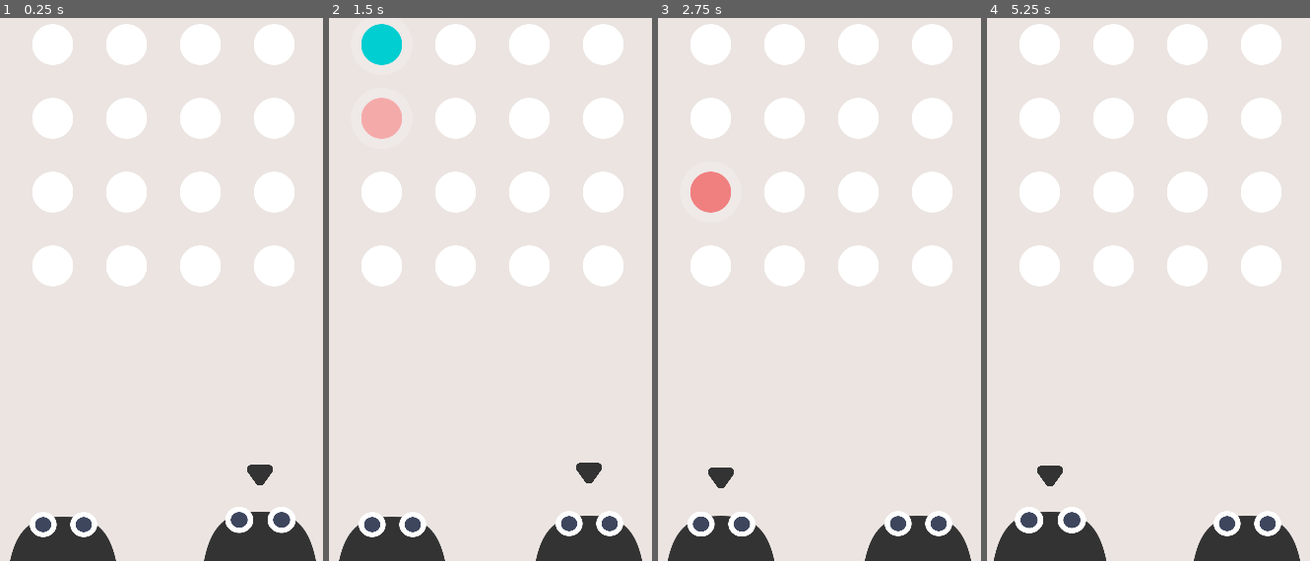
Above: before the commit, frames 1-4 (left to right).
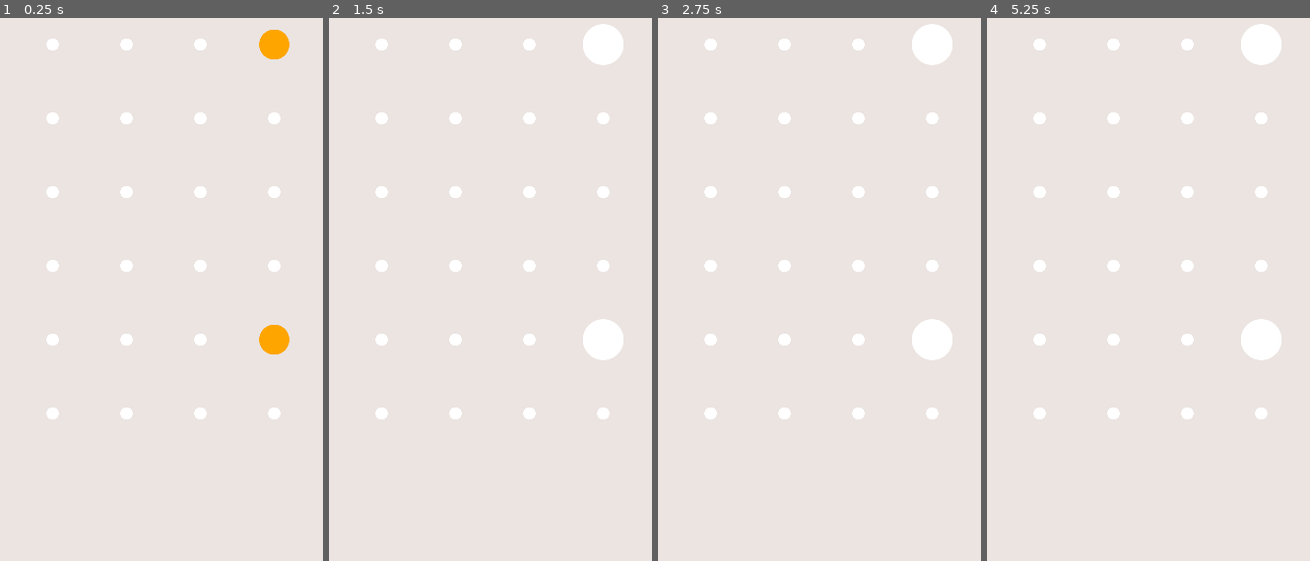
Above: after the commit, the same moments.

Repository: papazeal/tiny-memo
Game: Godot game, scene res://game.tscn
Same seed, same stepped clock (60 frames per second), same inputs: the game is played once before the commit and once after it.
Inputs (mouse positions are in pixels of both pictures, inside the frame that each line leads up to):
- Up to frame 1 (0.25 s): no input
- Up to frame 2 (1.5 s): drag from (380, 45) to (380, 267) at 0.52 s; tap Enter at 1.25 s; drag from (380, 115) to (454, 45) at 1.27 s
- Up to frame 3 (2.75 s): tap Space (action) at 2 s; move the mouse to (709, 191) at 2.02 s; tap Shift at 2.1 s; click (709, 191) at 2.17 s
- Up to frame 4 (5.25 s): drag from (1038, 267) to (1112, 45) at 2.77 s; drag from (1112, 45) to (1038, 267) at 3.52 s; drag from (1112, 115) to (1038, 267) at 4.27 s; tap Enter at 5 s; move the mouse to (1112, 191) at 5.02 s; press the mouse at (1112, 191) at 5.03 s

The runs differ from the first frame. In frame 1, 17% of the frame differs, in the area x 3-98%, y 1-100%; in frame 2, 16%; in frame 3, 16%; in frame 4, 16%.

Commit message:
update gameplay

Diff:
--- a/dot.gd
+++ b/dot.gd
@@ -19,6 +19,8 @@
 	#dot_core.scale = dot_core.scale * rng.randf_range(1,1.2)
 	audio.stream = tap_sound
 	dot_bg.visible = false
+	is_active = false
+	sprite.scale = Vector2(0.3,0.3)
 	pass # Replace with function body.
 
 # Called every frame. 'delta' is the elapsed time since the previous frame.
@@ -26,6 +28,10 @@
 	pass
 
 func init(color:Color):
+	dot_color = color
+	pass
+
+func set_color(color:Color):
 	dot_color = color
 	pass
 
@@ -49,10 +55,23 @@
 	dot_core.modulate = Color.WHITE
 	pass
 
+#func activate():
+	#is_active = true
+
+func activate():
+	var tween = get_tree().create_tween()
+	dot_core.modulate = dot_color
+	tween.tween_property(sprite, "scale", Vector2(1,1), 0.4).set_ease(Tween.EASE_OUT)
+	tween.tween_property(dot_core, "modulate", Color.WHITE, 0.4)
+	tween.tween_callback(set_active)
+
+func set_active():
+	is_active = true
+
 func deactivate():
 	is_active = false
 	var tween = get_tree().create_tween()
-	tween.tween_property(sprite, "scale", Vector2(0.4,0.4), 0.4).set_ease(Tween.EASE_OUT)
+	tween.tween_property(sprite, "scale", Vector2(0.3,0.3), 0.4).set_ease(Tween.EASE_OUT)
 	pass
 
 func _on_input_event(viewport: Node, event: InputEvent, shape_idx: int):
--- a/dot.tscn
+++ b/dot.tscn
@@ -21,6 +21,7 @@
 texture = ExtResource("2_1gjxd")
 
 [node name="CollisionShape2D" type="CollisionShape2D" parent="."]
+visible = false
 shape = SubResource("CircleShape2D_s1m4s")
 
 [node name="AudioStreamPlayer" type="AudioStreamPlayer" parent="."]
--- a/game.gd
+++ b/game.gd
@@ -1,28 +1,29 @@
 extends Node2D
 
 @onready var audio:AudioStreamPlayer2D = $AudioStreamPlayer2D
-@onready var p1:Mob = $CanvasLayer/Container/p1
-@onready var p2:Mob = $CanvasLayer/Container/p2
 var current_player:Mob = null
 
 var TapSound = preload("res://tap.mp3")
 var Dot = preload("res://dot.tscn")
 var selected_dots = []
 var dots = []
-var colors_set = [Color.ORANGE, Color.YELLOW_GREEN, Color.LIGHT_CORAL, Color.DARK_TURQUOISE]
+var colors_set = [Color.ORANGE, Color.YELLOW_GREEN, Color.LIGHT_CORAL, Color.DARK_TURQUOISE, Color.MEDIUM_SLATE_BLUE]
+
 var line:Line2D = Line2D.new()
 var level = 1
+var rng = RandomNumberGenerator.new()
 
 # Called when the node enters the scene tree for the first time.
 func _ready():
 	audio.stream = TapSound
-
+	colors_set = colors_set+colors_set
 	line.width = 5
 	line.default_color = Color(255,255,255,0.5)
 	add_child(line)
 
 	#generate_line()
 	init_level()
+	next_level()
 	pass # Replace with function body.
 
 # Called every frame. 'delta' is the elapsed time since the previous frame.
@@ -46,11 +47,10 @@
 	pass
 
 func init_level():
-	p1.init()
-	p2.init()
+
 
 	var points = []
-	var row = 4
+	var row = 6
 	var col = 4
 	var grid_size = 75
 	var pading_x = (get_viewport_rect().size.x - grid_size*(col-1))/2
@@ -84,25 +84,21 @@
 		add_child(d)
 		dots.append(d)
 		i += 1
-
-	# set player
-	switch_player()
-
 	pass
 
-func switch_player():
-	if current_player == null:
-		current_player = p1
+func next_level():
+	dots.shuffle()
+	for i in level:
+		dots[i*2].set_color(colors_set[i])
+		dots[i*2+1].set_color(colors_set[i])
+		dots[i*2].activate()
+		dots[i*2+1].activate()
+	level = level+1
+	if(level > 4):
+		level = 5
+	pass
 
-	if current_player == p1:
-		current_player = p2
-		p1.set_deactive()
-		p2.set_active()
-	else:
-		current_player = p1
-		p1.set_active()
-		p2.set_deactive()
-	pass
+
 
 func rotate_dots():
 	for i in dots.size():
@@ -138,12 +134,10 @@
 			selected_dots[1].deactivate()
 			audio.pitch_scale = 1.4
 			audio.play()
-			current_player.add_score()
 			#rotate_dots()
 		else:
 			selected_dots[0].disclose()
 			selected_dots[1].disclose()
-			switch_player()
 
 		selected_dots.clear()
 
@@ -156,5 +150,6 @@
 			await get_tree().create_timer(1.50).timeout
 			clear_level()
 			init_level()
+			next_level()
 
 	pass # Replace with function body.
--- a/game.tscn
+++ b/game.tscn
@@ -1,27 +1,8 @@
-[gd_scene load_steps=3 format=3 uid="uid://dsky4oktosxu8"]
+[gd_scene load_steps=2 format=3 uid="uid://dsky4oktosxu8"]
 
 [ext_resource type="Script" path="res://game.gd" id="1_dytu8"]
-[ext_resource type="PackedScene" uid="uid://bg8guk5tt0btt" path="res://mob.tscn" id="2_q01e0"]
 
 [node name="game" type="Node2D"]
 script = ExtResource("1_dytu8")
 
 [node name="AudioStreamPlayer2D" type="AudioStreamPlayer2D" parent="."]
-
-[node name="CanvasLayer" type="CanvasLayer" parent="."]
-
-[node name="Container" type="Container" parent="CanvasLayer"]
-anchors_preset = 12
-anchor_top = 1.0
-anchor_right = 1.0
-anchor_bottom = 1.0
-grow_horizontal = 2
-grow_vertical = 0
-size_flags_horizontal = 4
-size_flags_vertical = 8
-
-[node name="p1" parent="CanvasLayer/Container" instance=ExtResource("2_q01e0")]
-position = Vector2(98, 48)
-
-[node name="p2" parent="CanvasLayer/Container" instance=ExtResource("2_q01e0")]
-position = Vector2(298, 47)
--- a/mob.tscn
+++ b/mob.tscn
@@ -10,6 +10,21 @@
 
 [sub_resource type="RectangleShape2D" id="RectangleShape2D_vabew"]
 size = Vector2(110, 180)
+
+[sub_resource type="Animation" id="Animation_ldjg2"]
+length = 0.001
+tracks/0/type = "value"
+tracks/0/imported = false
+tracks/0/enabled = true
+tracks/0/path = NodePath("arrow:position")
+tracks/0/interp = 1
+tracks/0/loop_wrap = true
+tracks/0/keys = {
+"times": PackedFloat32Array(0),
+"transitions": PackedFloat32Array(1),
+"update": 0,
+"values": [Vector2(0, -132)]
+}
 
 [sub_resource type="Animation" id="Animation_wgscv"]
 resource_name = "idle"
@@ -25,21 +40,6 @@
 "transitions": PackedFloat32Array(1, 0.203063, 1),
 "update": 0,
 "values": [Vector2(0, -132), Vector2(2.08165e-12, -136), Vector2(0, -132)]
-}
-
-[sub_resource type="Animation" id="Animation_ldjg2"]
-length = 0.001
-tracks/0/type = "value"
-tracks/0/imported = false
-tracks/0/enabled = true
-tracks/0/path = NodePath("arrow:position")
-tracks/0/interp = 1
-tracks/0/loop_wrap = true
-tracks/0/keys = {
-"times": PackedFloat32Array(0),
-"transitions": PackedFloat32Array(1),
-"update": 0,
-"values": [Vector2(0, -132)]
 }
 
 [sub_resource type="AnimationLibrary" id="AnimationLibrary_q86kf"]
Not shown, changed: dist/index.html
Not shown, changed: dist/index.pck
